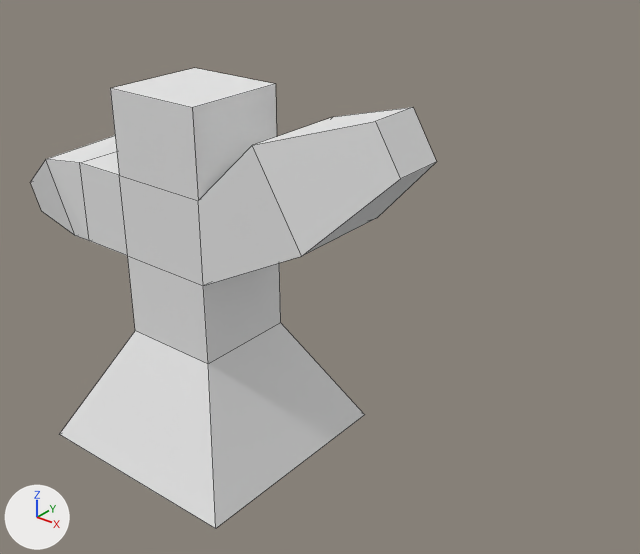
What one commit did to the Blender file public/dummy.blend.
Both versions are drawn from a 50 mm lens placed at (1.998, -1.876, 1.902), pointed at (0.402, 0.118, 0.666). The lights are fixed; the arrows at lower left show +X, +Y and +Z. Mesh edges are drawn as thin lines.

The scene before the commit, as lines of its bpy script (objects in view):
```python
me_cube = bpy.data.meshes.new('Cube')
me_cube.from_pydata(...)  # 44 vertices, 42 faces; spans x -2.36..2.09, y -1.0..1.0, z -0.04..3.24
me_cube.materials.append(mat_material)  # white #e7e7e7
# before: 24 (1.88, 0.22, 3.24) at pixel (413, 107), 25 (2.09, 0.22, 2.9) at pixel (436, 161), 26 (2.09, -0.22, 2.9) at pixel (400, 178), 27 (1.88, -0.22, 3.24) at pixel (375, 121)
ob_cube = bpy.data.objects.new('Cube', me_cube)
ob_cube.location = (0.0, 0.0, 0.0)
ob_cube.scale = (0.396, 0.396, 0.396)
```
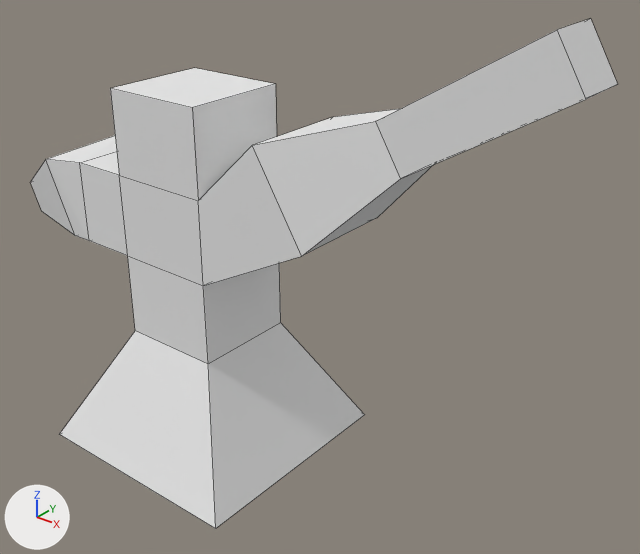
The newer file is also turned or shifted as a whole; pictures and numbers use the older file's frame.

Boxes [x1, y1, x2, y2] around the edits, measured in the pictures (640 x 554 px):
'Cube', reshaped (44% wider, 11% taller)
    before: [31, 68, 437, 529]
    after: [31, 19, 617, 529]
part 1 of me_cube, built on
    before: [376, 107, 437, 178]
    after: [376, 19, 617, 178]

What the commit changed:
me_cube has 44 vertices, 42 faces and spans x -2.36..2.09, y -1.0..1.0, z -0.04..3.24.
me_cube is used by ob_cube; location (0.0, 0.0, 0.0); scale (0.396, 0.396, 0.396).
Verts and faces of me_cube; kept vertices keep their numbers, new ones are numbered from 44.
Part 1, on me_cube:
Faces deleted: (24, 27, 26, 25).
New vertices 44 to 47 stand at vertices 24 to 27, in that order, plus (1.15, 0.0, 0.69).
New faces: (24, 44, 45, 25), (44, 47, 46, 45), (24, 27, 47, 44), (26, 46, 47, 27), (25, 45, 46, 26).
